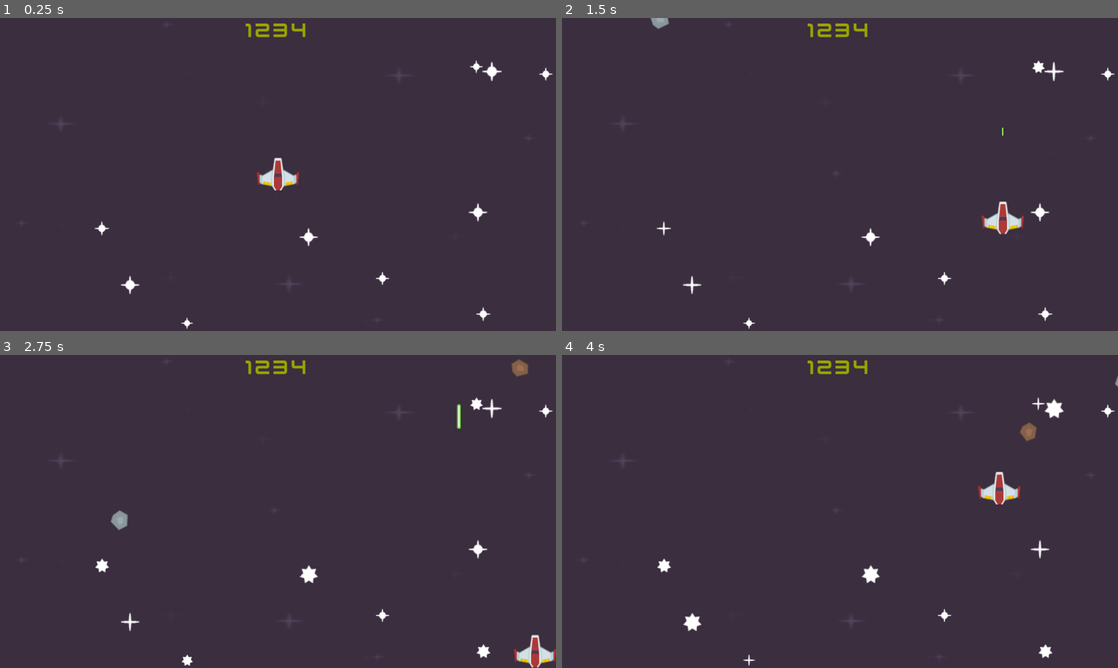
Above: before the commit, frames 1-4 (two rows, left to right).
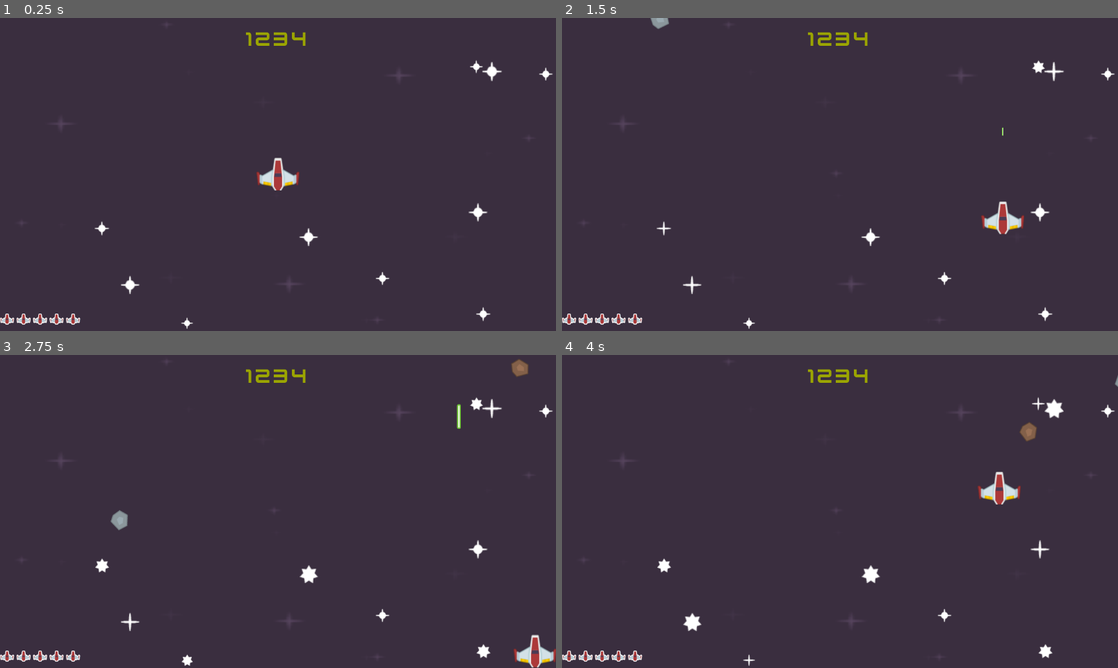
Above: after the commit, the same moments.

Repository: AbdulqadirQ/godot-tut
Game: Godot game, scene res://scenes/level.tscn
The game is run twice, just before and just after one commit, with the same random seed, the same clock (stepped at 60 frames per second) and the same inputs.
Inputs (mouse positions are in pixels of both pictures, inside the frame that each line leads up to):
- Up to frame 1 (0.25 s): no input
- Up to frame 2 (1.5 s): move the mouse to (962, 158) at 0.52 s; hold D (right) 0.53-1.28 s; click (962, 158) at 0.6 s; move the mouse to (728, 190) at 1.27 s; hold S (down) from 1.28 s (still down); click (728, 190) at 1.35 s
- Up to frame 3 (2.75 s): move the mouse to (333, 442) at 2.02 s; release S (down) at 2.03 s; hold D (right) from 2.03 s (still down); click (333, 442) at 2.1 s
- Up to frame 4 (4 s): move the mouse to (812, 574) at 2.77 s; release D (right) at 2.78 s; hold W (up) 2.78-3.53 s; click (812, 574) at 2.85 s; move the mouse to (1006, 558) at 3.52 s; hold A (left) from 3.53 s (still down); click (1006, 558) at 3.6 s

The runs differ from the first frame. In frame 1, 0.7% of the frame differs, in the area x 0-55%, y 1-98%; in frame 2, 0.7%; in frame 3, 0.7%; in frame 4, 0.7%.

Commit message:
Add HBoxContainer and lives icons

Diff:
--- a/scenes/level.tscn
+++ b/scenes/level.tscn
@@ -7,6 +7,7 @@
 [ext_resource type="Texture2D" uid="uid://cuqa5un5t2j3m" path="res://graphics/Effects/star2.png" id="4_n4q37"]
 [ext_resource type="Texture2D" uid="uid://clh2bm7ccy0n1" path="res://graphics/Effects/star3.png" id="5_wfetw"]
 [ext_resource type="FontFile" uid="uid://ddxh3tjq4muvh" path="res://audio/kenvector_future.ttf" id="7_ppuqi"]
+[ext_resource type="Texture2D" uid="uid://c382yui5u2f51" path="res://graphics/UI/playerLife1_red.png" id="8_8bhvv"]
 
 [sub_resource type="SpriteFrames" id="SpriteFrames_x58no"]
 animations = [{
@@ -141,7 +142,7 @@
 
 [node name="CanvasLayer" type="CanvasLayer" parent="."]
 
-[node name="Label" type="Label" parent="CanvasLayer"]
+[node name="MarginContainer" type="MarginContainer" parent="CanvasLayer"]
 anchors_preset = 5
 anchor_left = 0.5
 anchor_right = 0.5
@@ -149,7 +150,10 @@
 offset_right = 74.5
 offset_bottom = 57.0
 grow_horizontal = 2
-rotation = -0.00255835
+theme_override_constants/margin_top = 20
+
+[node name="Label" type="Label" parent="CanvasLayer/MarginContainer"]
+layout_mode = 2
 size_flags_horizontal = 0
 theme_override_colors/font_color = Color(0.607843, 0.647059, 0, 1)
 theme_override_fonts/font = ExtResource("7_ppuqi")
@@ -157,5 +161,39 @@
 text = "1234"
 horizontal_alignment = 1
 
+[node name="HBoxContainer" type="HBoxContainer" parent="CanvasLayer"]
+anchors_preset = 2
+anchor_top = 1.0
+anchor_bottom = 1.0
+offset_top = -40.0
+offset_right = 40.0
+grow_vertical = 0
+theme_override_constants/separation = 5
+
+[node name="TextureRect" type="TextureRect" parent="CanvasLayer/HBoxContainer"]
+layout_mode = 2
+texture = ExtResource("8_8bhvv")
+stretch_mode = 2
+
+[node name="TextureRect2" type="TextureRect" parent="CanvasLayer/HBoxContainer"]
+layout_mode = 2
+texture = ExtResource("8_8bhvv")
+stretch_mode = 2
+
+[node name="TextureRect3" type="TextureRect" parent="CanvasLayer/HBoxContainer"]
+layout_mode = 2
+texture = ExtResource("8_8bhvv")
+stretch_mode = 2
+
+[node name="TextureRect4" type="TextureRect" parent="CanvasLayer/HBoxContainer"]
+layout_mode = 2
+texture = ExtResource("8_8bhvv")
+stretch_mode = 2
+
+[node name="TextureRect5" type="TextureRect" parent="CanvasLayer/HBoxContainer"]
+layout_mode = 2
+texture = ExtResource("8_8bhvv")
+stretch_mode = 2
+
 [connection signal="laser" from="Player" to="." method="_on_player_laser"]
 [connection signal="timeout" from="MeteorTimer" to="." method="_on_meteor_timer_timeout"]
Not shown: 1 places in scenes/level.tscn that only renumber resources
